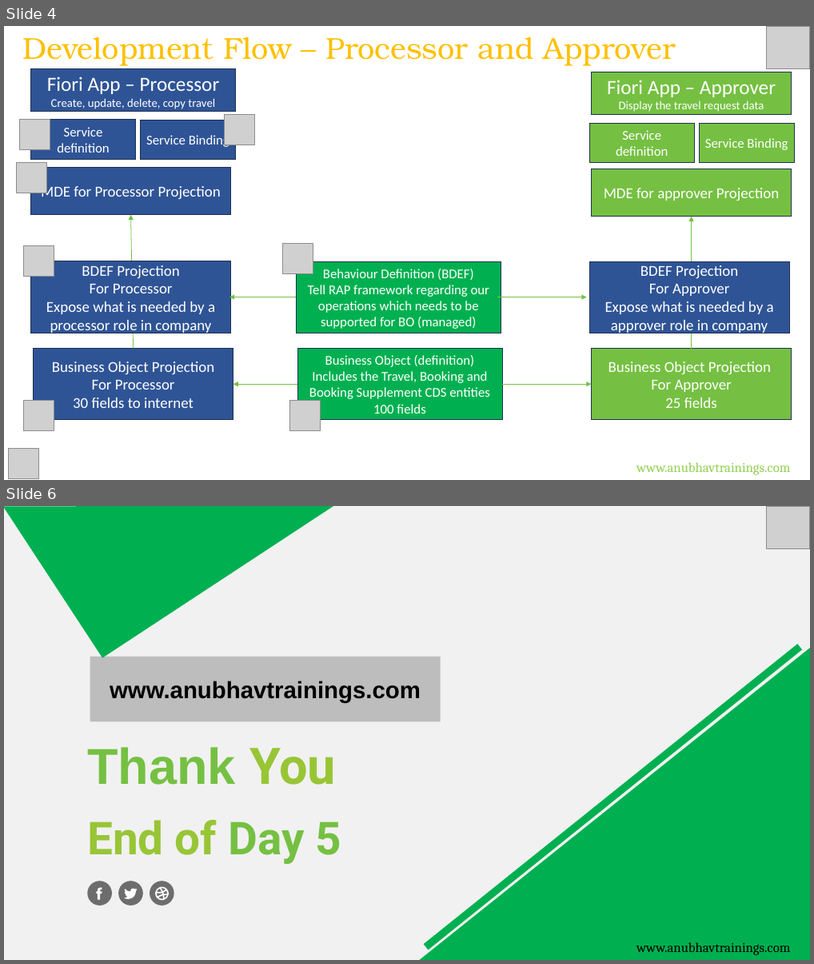
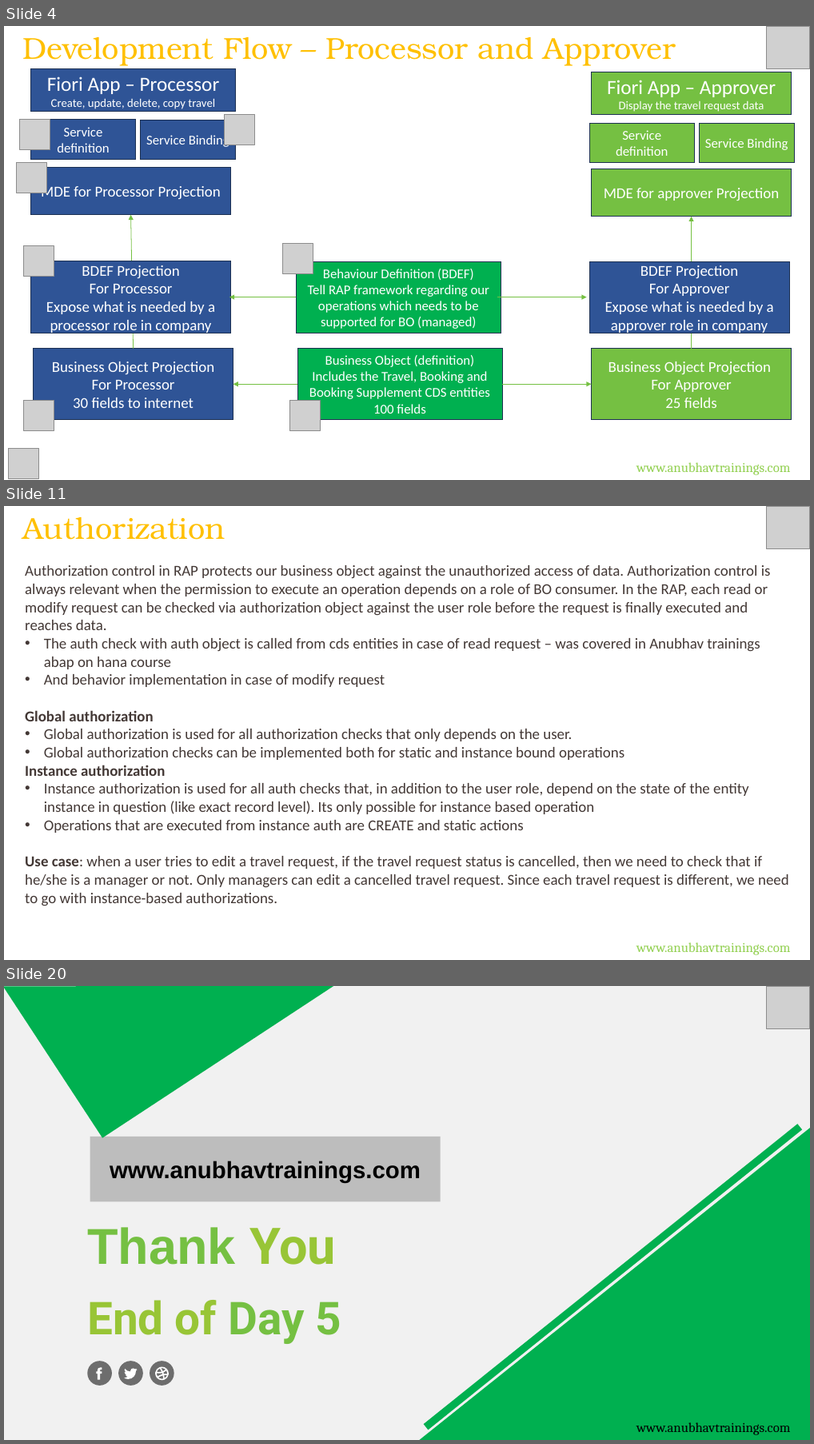
Before and after one commit to soyuztechnologies/AOC_Corporate_Training, a slide deck: Day 6/DAY-6.pptx. Shown one above the other, each under a label of ours: slides 4 and 6 before the commit, slides 4, 11 and 20 after it; the slides between them are not shown. The pictures are 814x964 and 814x1444 pixels, drawn with LibreOffice and Linux fonts; fonts in the diff are those of the drawing; grey boxes stand for pictures. Boxes give left, top, right and bottom in pixels: in the first picture for what was removed or moved away, otherwise in the second. Text is boxed around its words. In the diff, an @@ line names an element or a change of style, - is before the commit and + after.

Commit message:
Auto bot updater RAP Course

```diff
--- a/Day 6/DAY-6.pptx
+++ b/Day 6/DAY-6.pptx
@@ slide 11 added at [4,506,810,960], background #FFFFFF @@
@@ text added at [22,517,225,540], 36 pt, text #FFC000 @@
+Authorization
@@ picture added at [767,506,810,549] @@
@@ text added at [25,565,790,906], 18 pt, text #433835 @@
+Authorization control in RAP protects our business object against the unauthorized access of data. Authorization control is always relevant when the permission to execute an operation depends on a role of BO consumer. In the RAP, each read or modify request can be checked via authorization object against the user role before the request is finally executed and reaches data.
+• The auth check with auth object is called from cds entities in case of read request – was covered in Anubhav trainings abap on hana course
+• And behavior implementation in case of modify request
+Global authorization
+• Global authorization is used for all authorization checks that only depends on the user.
+• Global authorization checks can be implemented both for static and instance bound operations
+Instance authorization
+• Instance authorization is used for all auth checks that, in addition to the user role, depend on the state of the entity instance in question (like exact record level). Its only possible for instance based operation
+• Operations that are executed from instance auth are CREATE and static actions
+Use case: when a user tries to edit a travel request, if the travel request status is cancelled, then we need to check that if he/she is a manager or not. Only managers can edit a cancelled travel request. Since each travel request is different, we need to go with instance-based authorizations.
@@ text added at [637,942,790,955], 16 pt, text #92D050 @@
+www.anubhavtrainings.com
@@ what was slide 6 is now slide 20 @@
```
Also in this commit, not shown: 1 slide changed, 13 other slides added, 4 other files.
